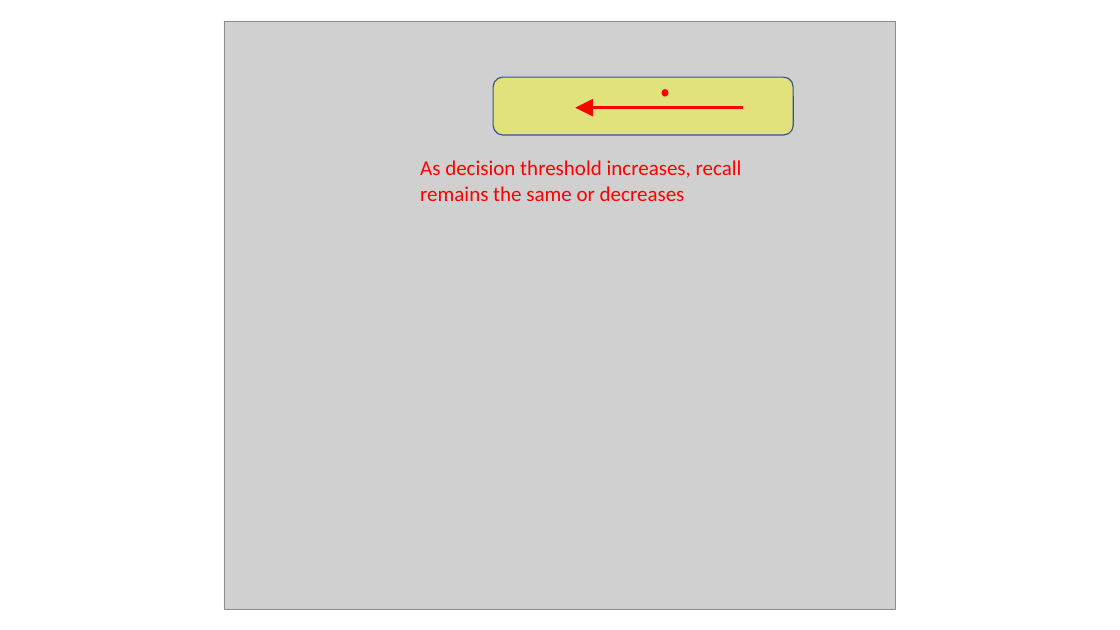
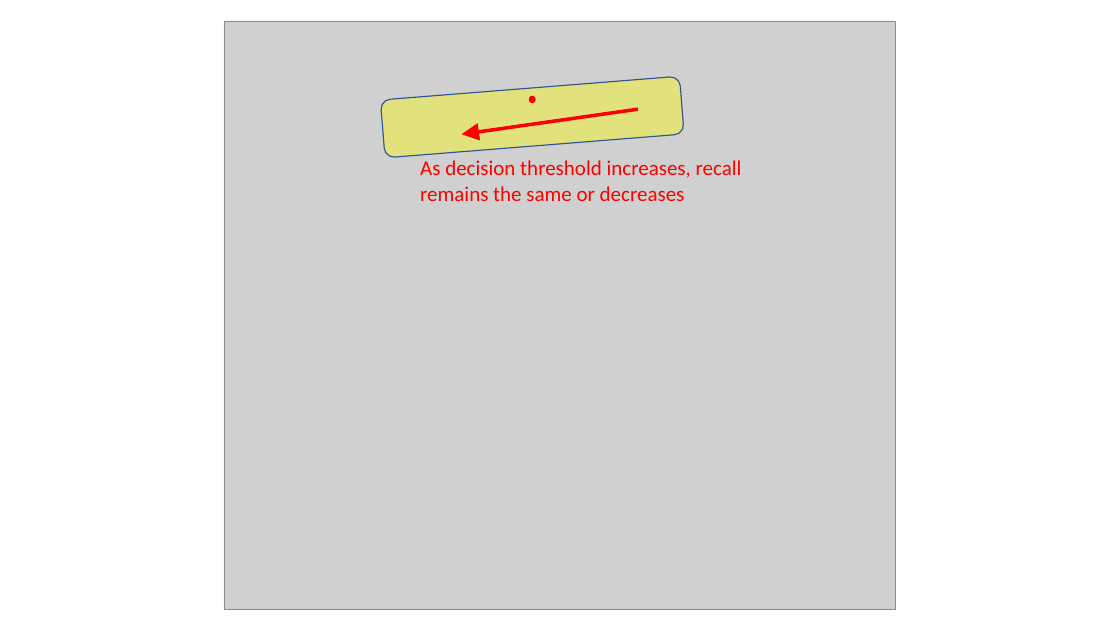
Before and after one commit to daniel-yj-yang/ml, a slide deck: slide 1 of model_evaluation/confusion_matrix/images/decision_threshold_and_recall.pptx. Drawn at 1120x630 pixels with LibreOffice and Linux fonts; fonts in the diff are those of the drawing; grey boxes stand for pictures. Boxes give left, top, right and bottom in pixels: in the first picture for what was removed or moved away, otherwise in the second. Text is boxed around its words. In the diff, an @@ line names an element or a change of style, - is before the commit and + after.

```diff
--- a/model_evaluation/confusion_matrix/images/decision_threshold_and_recall.pptx
+++ b/model_evaluation/confusion_matrix/images/decision_threshold_and_recall.pptx
@@ rounded rectangle at bbox=[380, 77, 684, 158]: rotation 0 to 355 degrees @@
@@ arrow moved from (744, 108) - (576, 108) to (639, 109) - (461, 134) @@
@@ ellipse: place and size @@
-ellipse at bbox=[662, 89, 669, 97]
+ellipse at bbox=[529, 96, 536, 103]
```
Also in this commit, not shown: 3 other files.
